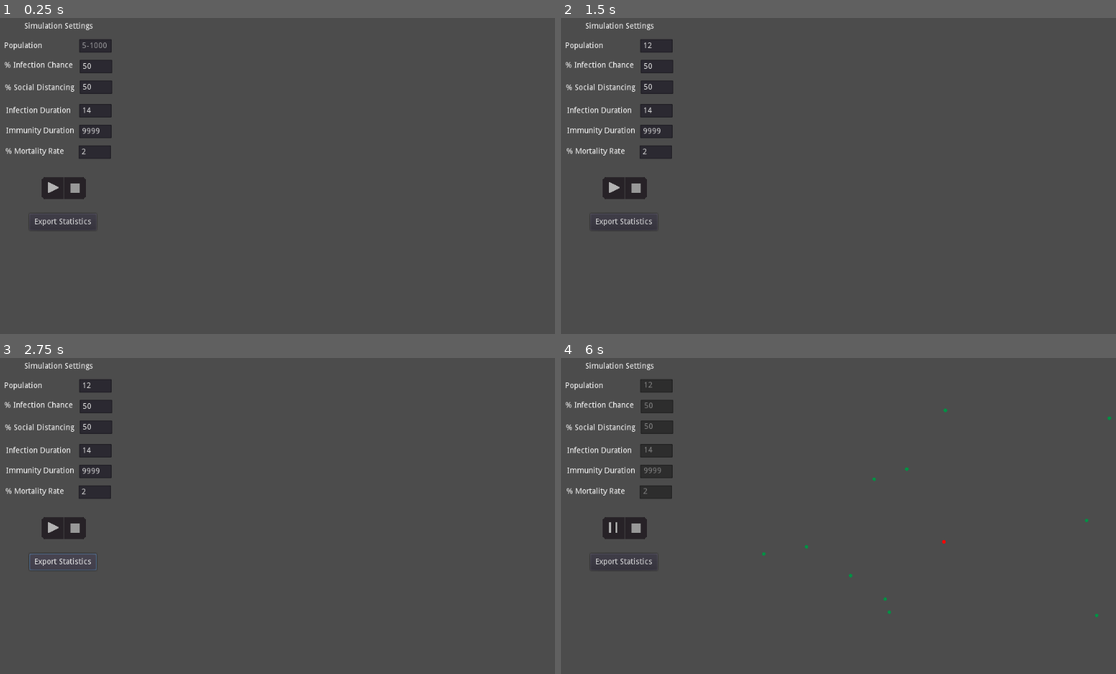
Above: before the commit, frames 1-4 (two rows, left to right).
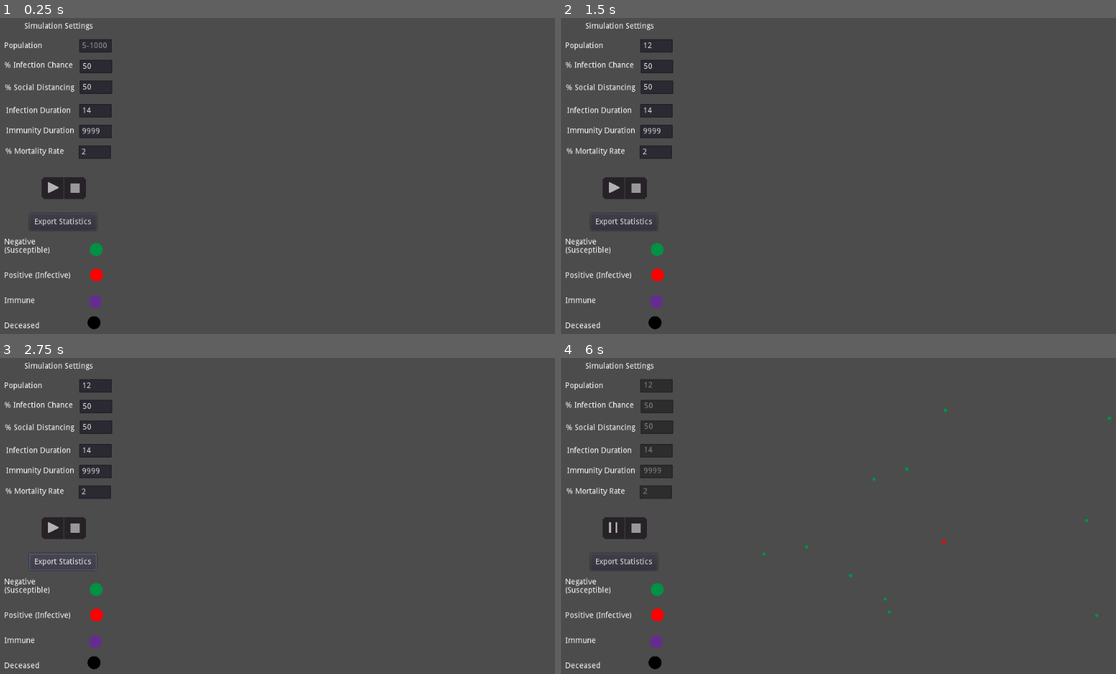
Above: after the commit, the same moments.

Repository: dkantereivin/disease-simulator-godot
Game: Godot game, scene res://Main.tscn
Two runs of this game, one before a commit and one after it. Both use one fixed random seed, a clock stepped at 60 frames per second and the inputs below.
Inputs (mouse positions are in pixels of both pictures, inside the frame that each line leads up to):
- Up to frame 1 (0.25 s): no input
- Up to frame 2 (1.5 s): click (655, 46) at 0.52 s; type "12" at 0.6 s; click (633, 188) at 1.25 s
- Up to frame 3 (2.75 s): click "Export Statistics" at 2 s
- Up to frame 4 (6 s): click (633, 528) at 2.75 s; click "Export Statistics" at 3.5 s; click (633, 528) at 4.25 s; click "Export Statistics" at 5 s; click (616, 528) at 5.75 s

The runs differ from the first frame. In frame 1, 0.7% of the frame differs, in the area x 0-19%, y 69-99%; in frame 2, 0.7%; in frame 3, 0.7%; in frame 4, 0.7%.
Error in both runs: Invalid type in function 'total_cases' in base 'Button (ExportStats.gd)'. Cannot convert argument 1 from Nil to Array. (res://Scripts/ExportStats.gd:19)

Commit message:
Added Legend & Rebuilt

Diff:
--- a/UI.tscn
+++ b/UI.tscn
@@ -6,12 +6,16 @@
 [ext_resource path="res://Textures/Pause_Button.png" type="Texture" id=4]
 [ext_resource path="res://Scripts/StopButton.gd" type="Script" id=5]
 [ext_resource path="res://Scripts/ExportStats.gd" type="Script" id=6]
+[ext_resource path="res://Textures/Healthy_Individual.png" type="Texture" id=7]
+[ext_resource path="res://Textures/Deceased_Individual.png" type="Texture" id=8]
+[ext_resource path="res://Textures/Infected_Individual.png" type="Texture" id=9]
+[ext_resource path="res://Textures/Immune_Individual.png" type="Texture" id=10]
 
 [node name="Config" type="Control"]
 anchor_right = 0.216
-anchor_bottom = 0.75
+anchor_bottom = 1.0
 margin_right = -0.184006
-margin_bottom = 1.99997
+margin_bottom = 1.0
 __meta__ = {
 "_edit_use_anchors_": false
 }
@@ -56,6 +60,27 @@
 margin_bottom = 234.713
 rect_pivot_offset = Vector2( 77, -17 )
 text = "Immunity Duration"
+__meta__ = {
+"_edit_use_anchors_": false
+}
+
+[node name="Immunity_Label2" type="RichTextLabel" parent="."]
+margin_left = 7.0
+margin_top = 394.0
+margin_right = 131.0
+margin_bottom = 586.0
+rect_pivot_offset = Vector2( 77, -17 )
+text = "Negative (Susceptible)
+
+
+Positive (Infective)
+
+
+Immune
+
+
+Deceased"
+scroll_active = false
 __meta__ = {
 "_edit_use_anchors_": false
 }
@@ -209,3 +234,20 @@
 __meta__ = {
 "_edit_use_anchors_": false
 }
+
+[node name="Healthy_Individual" type="Sprite" parent="."]
+position = Vector2( 171.502, 414.378 )
+scale = Vector2( 0.179683, 0.179683 )
+texture = ExtResource( 7 )
+
+[node name="Infected_Individual" type="Sprite" parent="Healthy_Individual"]
+position = Vector2( 2.78259, 253.226 )
+texture = ExtResource( 9 )
+
+[node name="Immune_Individual" type="Sprite" parent="Healthy_Individual/Infected_Individual"]
+position = Vector2( -11.1306, 267.139 )
+texture = ExtResource( 10 )
+
+[node name="Deceased_Individual" type="Sprite" parent="Healthy_Individual/Infected_Individual/Immune_Individual"]
+position = Vector2( -13.5869, 207.884 )
+texture = ExtResource( 8 )
Not shown: 1 places in UI.tscn that only renumber resources
Not shown, changed: Builds/Kanter_Eivin_Disease_Sim.pck
